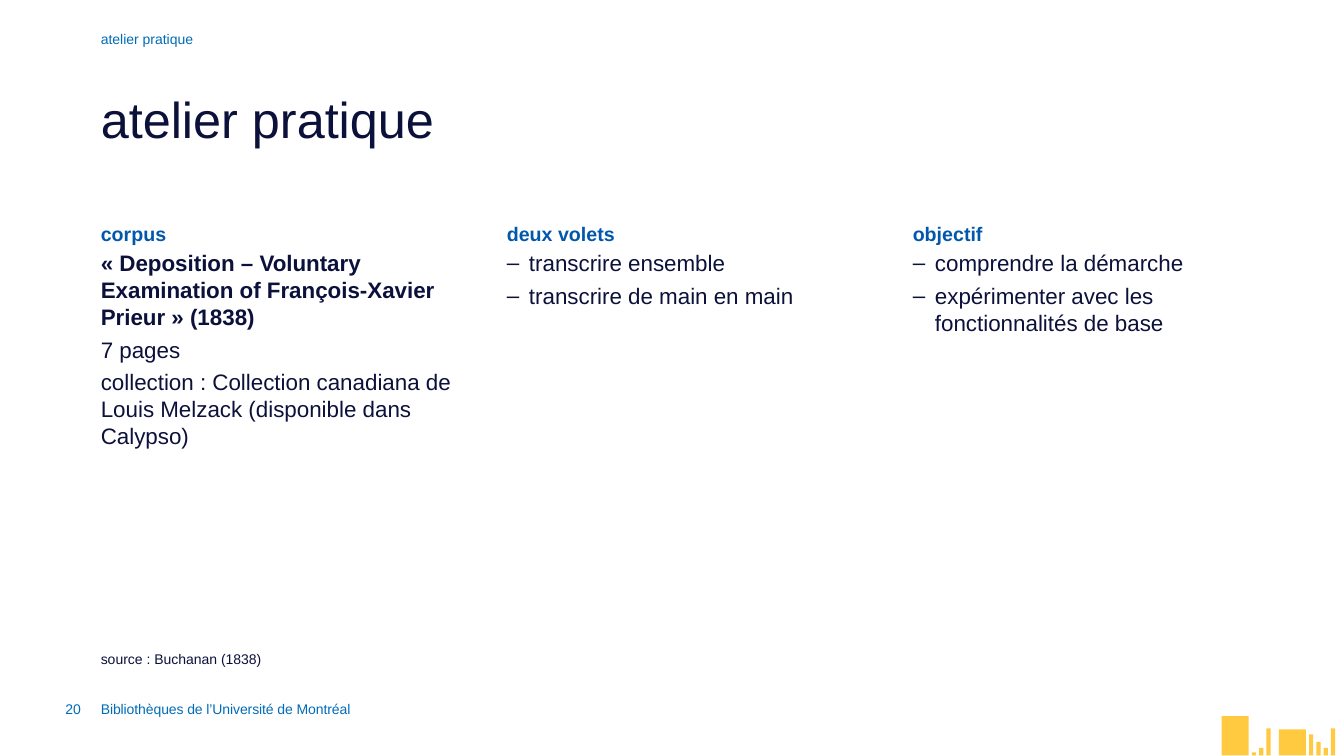
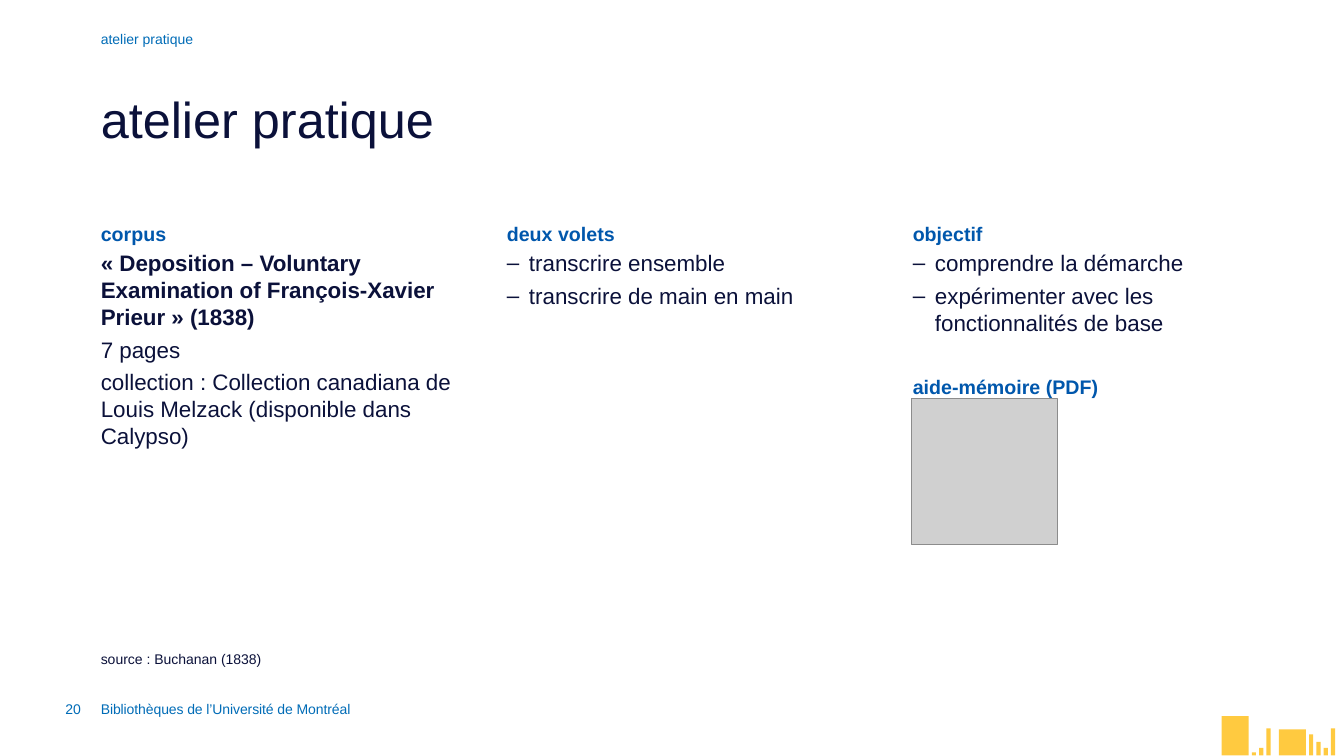
Before and after one commit to bibudem/atelier-transcription-nov2026, a slide deck: slide 20 of exposé_magistral.pptx. Drawn at 1344x756 pixels with LibreOffice and Linux fonts; fonts in the diff are those of the drawing; grey boxes stand for pictures. Boxes give left, top, right and bottom in pixels: in the first picture for what was removed or moved away, otherwise in the second. Text is boxed around its words. In the diff, an @@ line names an element or a change of style, - is before the commit and + after.

Commit message:
Ajoute le code QR à la diapo 20 et met à jour l'aide-mémoire

```diff
--- a/exposé_magistral.pptx
+++ b/exposé_magistral.pptx
@@ text at box(913, 379, 1098, 399): paragraph added @@
+aide-mémoire (PDF)
@@ picture added at box(911, 398, 1058, 544) @@
```
Also in this commit, not shown: 1 other file.
